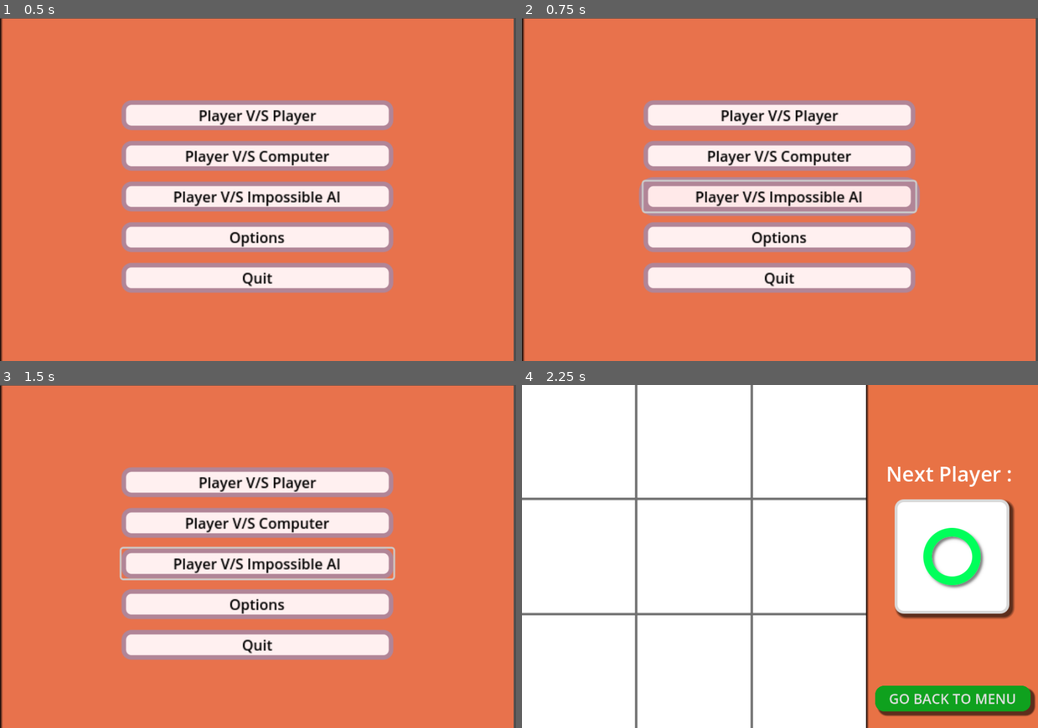
Above: before the commit, frames 1-4 (two rows, left to right).
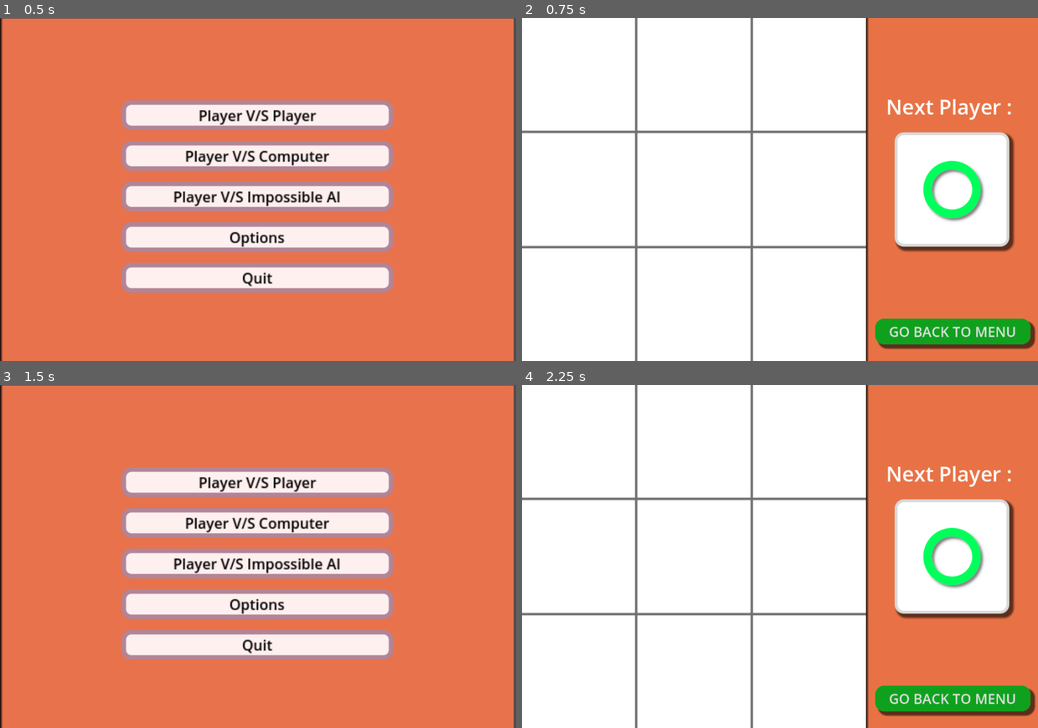
Above: after the commit, the same moments.

Repository: paramdholakia/tic-tac-toe-Godot
Game: Godot game, scene res://Main.tscn
Two runs of this game, one before a commit and one after it. Both use one fixed random seed, a clock stepped at 60 frames per second and the inputs below.
Inputs (mouse positions are in pixels of both pictures, inside the frame that each line leads up to):
- Up to frame 1 (0.5 s): no input
- Up to frame 2 (0.75 s): click "Player V/S Impossible AI" at 0.5 s
- Up to frame 3 (1.5 s): click (433, 697) at 1.25 s, where only the run after the commit has a clickable "GO BACK TO MENU"
- Up to frame 4 (2.25 s): click "Player V/S Player" at 2 s

Frame 1 is identical in both runs. In frame 2, 72% of the frame differs, in the area x 0-100%, y 0-100%; in frame 3, 0.9%; in frame 4, nothing differs.

Commit message:
Implement PVAI scene transition and enhance game logic with improved marker creation and winner checking

Diff:
--- a/Main.gd
+++ b/Main.gd
@@ -8,7 +8,7 @@
 
 
 func _on_pvai_pressed():
-	pass # Replace with function body.
+	get_tree().change_scene_to_file("res://scenes/PVAI.tscn")
 
 func _on_options_pressed():
 	pass # Replace with function body.
--- a/scripts/PVAI.gd
+++ b/scripts/PVAI.gd
@@ -15,22 +15,30 @@
 
 func _ready():
 	board_size = $Board.texture.get_width()
-	cell_size = board_size / 3
+	cell_size = int(board_size / 3.0)  # Explicitly cast to int
 	player_panel_pos = $PlayerPanel.get_position()
 	new_game()
 
-func _process(delta):
+func _process(_delta):
 	pass
+
+func create_marker(marker_player, position, temp = false):
+	var marker = (circle_scene if marker_player == 1 else cross_scene).instantiate()
+	marker.position = position
+	add_child(marker)
+	if temp:
+		temp_marker = marker
 
 func _input(event):
 	if event is InputEventMouseButton and event.button_index == MOUSE_BUTTON_LEFT and event.pressed:
 		if event.position.x < board_size:
-			var x = int(event.position.x / cell_size)
-			var y = int(event.position.y / cell_size)
+			var x = int(event.position.x / float(cell_size))  # Use float division
+			var y = int(event.position.y / float(cell_size))  # Use float division
 			if grid_data[y][x] == 0 and player == 1:
 				moves += 1
 				grid_data[y][x] = player
-				create_marker(player, Vector2i(x, y) * cell_size + Vector2i(cell_size / 2, cell_size / 2))
+				@warning_ignore("narrowing_conversion")
+				create_marker(player, Vector2i(x, y) * cell_size + Vector2i(cell_size / 2.0, cell_size / 2.0))
 
 				if check_end_state():
 					return
@@ -38,7 +46,8 @@
 				player *= -1
 				if temp_marker:
 					temp_marker.queue_free()
-				create_marker(player, player_panel_pos + Vector2i(cell_size / 2, cell_size / 2), true)
+				@warning_ignore("narrowing_conversion")
+				create_marker(player, player_panel_pos + Vector2i(cell_size / 2.0, cell_size / 2.0), true)
 
 				if player == -1:
 					best_move()
@@ -51,30 +60,33 @@
 	temp_marker = null
 	get_tree().call_group("crosses", "queue_free")
 	get_tree().call_group("circles", "queue_free")
-	create_marker(player, player_panel_pos + Vector2i(cell_size / 2, cell_size / 2), true)
+	@warning_ignore("narrowing_conversion")
+	create_marker(player, player_panel_pos + Vector2i(cell_size / 2.0, cell_size / 2.0), true)
 	$GameOverMenu.hide()
 	get_tree().paused = false
 
-func create_marker(player, position, temp = false):
-	var marker = (circle_scene if player == 1 else cross_scene).instantiate()
-	marker.position = position
-	add_child(marker)
-	if temp:
-		temp_marker = marker
+func check_winner_grid(grid):
+	# Check rows and columns
+	for i in range(3):
+		var row = grid[i]
+		if abs(row[0] + row[1] + row[2]) == 3:
+			return row[0]
+		var col = [grid[0][i], grid[1][i], grid[2][i]]
+		if abs(col[0] + col[1] + col[2]) == 3:
+			return col[0]
+
+	# Check diagonals
+	var diag1 = grid[0][0] + grid[1][1] + grid[2][2]
+	var diag2 = grid[0][2] + grid[1][1] + grid[2][0]
+	if abs(diag1) == 3:
+		return grid[0][0]
+	if abs(diag2) == 3:
+		return grid[0][2]
+
+	return 0  # No winner
 
 func check_winner():
-	for i in range(3):
-		if abs(grid_data[i][0] + grid_data[i][1] + grid_data[i][2]) == 3:
-			return grid_data[i][0]
-		if abs(grid_data[0][i] + grid_data[1][i] + grid_data[2][i]) == 3:
-			return grid_data[0][i]
-
-	if abs(grid_data[0][0] + grid_data[1][1] + grid_data[2][2]) == 3:
-		return grid_data[0][0]
-	if abs(grid_data[0][2] + grid_data[1][1] + grid_data[2][0]) == 3:
-		return grid_data[0][2]
-
-	return 0
+	return check_winner_grid(grid_data)
 
 func check_end_state():
 	winner = check_winner()
@@ -90,114 +102,106 @@
 		return true
 	return false
 
+func copy_grid(grid):
+	var new_grid = []
+	for row in grid:
+		new_grid.append(row.duplicate())
+	return new_grid
+
+func minimax(grid, depth, is_maximizing):
+	var result = check_winner_grid(grid)
+	if result == -1:  # AI wins
+		return 10 - depth
+	elif result == 1:  # Human wins
+		return depth - 10
+	elif is_grid_full(grid):
+		return 0  # Draw
+
+	if is_maximizing:
+		var best_score = -INF
+		for y in range(3):
+			for x in range(3):
+				if grid[y][x] == 0:
+					var new_grid = copy_grid(grid)
+					new_grid[y][x] = -1  # AI's move
+					var score = minimax(new_grid, depth + 1, false)
+					best_score = max(best_score, score)
+		return best_score
+	else:
+		var best_score = INF
+		for y in range(3):
+			for x in range(3):
+				if grid[y][x] == 0:
+					var new_grid = copy_grid(grid)
+					new_grid[y][x] = 1  # Human's move
+					var score = minimax(new_grid, depth + 1, true)
+					best_score = min(best_score, score)
+		return best_score
+
+func is_grid_full(grid):
+	for y in range(3):
+		for x in range(3):
+			if grid[y][x] == 0:
+				return false
+	return true
+
 func best_move():
-	var best_score = -INF
-	var move = Vector2i(-1, -1)
-
-	# Check for immediate threats to block
+	var _best_score = -INF  # Renamed to avoid unused variable warning
+	var _best_move = Vector2i(-1, -1)  # Renamed to avoid shadowing function name
+
+	# First check if AI can win immediately
 	for y in range(3):
 		for x in range(3):
 			if grid_data[y][x] == 0:
-				grid_data[y][x] = 1  # Simulate player's move
-				if check_winner() == 1:  # Player can win
-					grid_data[y][x] = -1  # Block the player
-					moves += 1
-					create_marker(player, Vector2i(x, y) * cell_size + Vector2i(cell_size / 2, cell_size / 2))
-					if not check_end_state():
-						player *= -1
-						if temp_marker:
-							temp_marker.queue_free()
-						create_marker(player, player_panel_pos + Vector2i(cell_size / 2, cell_size / 2), true)
-					return
-				grid_data[y][x] = 0  # Reset the board
-
-	# Detect double threats from the player and block if necessary
-	for y in range(3):
-		for x in range(3):
-			if grid_data[y][x] == 0:
-				grid_data[y][x] = 1
-				if detect_double_threat():  # Player can create a double threat
-					grid_data[y][x] = -1  # Block the setup
-					moves += 1
-					create_marker(player, Vector2i(x, y) * cell_size + Vector2i(cell_size / 2, cell_size / 2))
-					if not check_end_state():
-						player *= -1
-						if temp_marker:
-							temp_marker.queue_free()
-						create_marker(player, player_panel_pos + Vector2i(cell_size / 2, cell_size / 2), true)
-					return
-				grid_data[y][x] = 0  # Reset the board
-
-	# Use minimax to determine the best move if no immediate threat or double threat exists
-	for y in range(3):
-		for x in range(3):
-			if grid_data[y][x] == 0:
-				grid_data[y][x] = -1  # AI makes a move
-				moves += 1
-				var score = minimax(0, true)
-				grid_data[y][x] = 0  # Undo the move
-				moves -= 1
-				if score > best_score:
-					best_score = score
-					move = Vector2i(x, y)
-
-	# Execute the best move found
-	grid_data[move.y][move.x] = -1
-	moves += 1
-	create_marker(player, move * cell_size + Vector2i(cell_size / 2, cell_size / 2))
-
-	if not check_end_state():
+				var grid_copy = copy_grid(grid_data)
+				grid_copy[y][x] = -1
+				if check_winner_grid(grid_copy) == -1:
+					_best_move = Vector2i(x, y)
+					break
+		if _best_move != Vector2i(-1, -1):
+			break
+
+	# Then check if player can win next turn (block)
+	if _best_move == Vector2i(-1, -1):
+		for y in range(3):
+			for x in range(3):
+				if grid_data[y][x] == 0:
+					var grid_copy = copy_grid(grid_data)
+					grid_copy[y][x] = 1
+					if check_winner_grid(grid_copy) == 1:
+						_best_move = Vector2i(x, y)
+						break
+			if _best_move != Vector2i(-1, -1):
+				break
+
+	# If no immediate win/block, use Minimax
+	if _best_move == Vector2i(-1, -1):
+		var highest_score = -INF
+		for y in range(3):
+			for x in range(3):
+				if grid_data[y][x] == 0:
+					var grid_copy = copy_grid(grid_data)
+					grid_copy[y][x] = -1
+					var current_score = minimax(grid_copy, 0, false)
+					if current_score > highest_score:
+						highest_score = current_score
+						_best_move = Vector2i(x, y)
+
+	# Execute the best move
+	if _best_move != Vector2i(-1, -1):
+		grid_data[_best_move.y][_best_move.x] = -1
+		moves += 1
+		@warning_ignore("narrowing_conversion")
+		create_marker(-1, _best_move * cell_size + Vector2i(cell_size / 2.0, cell_size / 2.0))
+
+		if check_end_state():
+			return
+
 		player *= -1
 		if temp_marker:
 			temp_marker.queue_free()
-		create_marker(player, player_panel_pos + Vector2i(cell_size / 2, cell_size / 2), true)
-
-func minimax(depth, is_maximizing):
-	# Evaluate the board for a win/loss/draw
-	var result = check_winner()
-	if result == 1:  # Player wins
-		return -10 + depth
-	elif result == -1:  # AI wins
-		return 10 - depth
-	elif moves == 9:  # Draw
-		return 0
-
-	if is_maximizing:  # AI's turn
-		var best_score = -INF
-		for y in range(3):
-			for x in range(3):
-				if grid_data[y][x] == 0:
-					grid_data[y][x] = -1  # AI makes a move
-					moves += 1
-					var score = minimax(depth + 1, false)
-					grid_data[y][x] = 0  # Undo the move
-					moves -= 1
-					best_score = max(best_score, score)
-		return best_score
-	else:  # Player's turn
-		var best_score = INF
-		for y in range(3):
-			for x in range(3):
-				if grid_data[y][x] == 0:
-					grid_data[y][x] = 1  # Player makes a move
-					moves += 1
-					var score = minimax(depth + 1, true)
-					grid_data[y][x] = 0  # Undo the move
-					moves -= 1
-					best_score = min(best_score, score)
-		return best_score
-
-func detect_double_threat():
-	# Checks if the player can create a double threat
-	var threat_count = 0
-	for y in range(3):
-		for x in range(3):
-			if grid_data[y][x] == 0:
-				grid_data[y][x] = 1
-				if check_winner() == 1:
-					threat_count += 1
-				grid_data[y][x] = 0
-	return threat_count >= 2
+		@warning_ignore("narrowing_conversion")
+		create_marker(player, player_panel_pos + Vector2i(cell_size / 2.0, cell_size / 2.0), true)
 
 func _on_game_over_menu_restart_game():
 	new_game()
